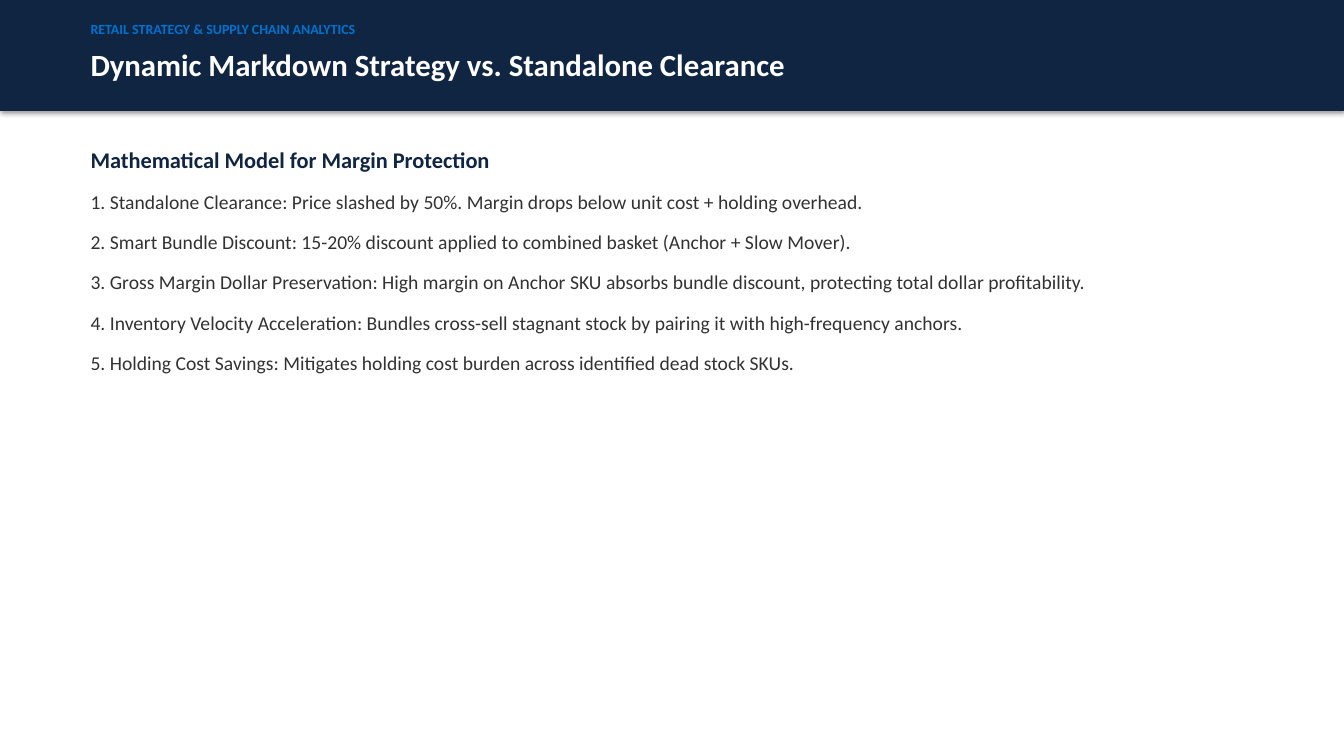
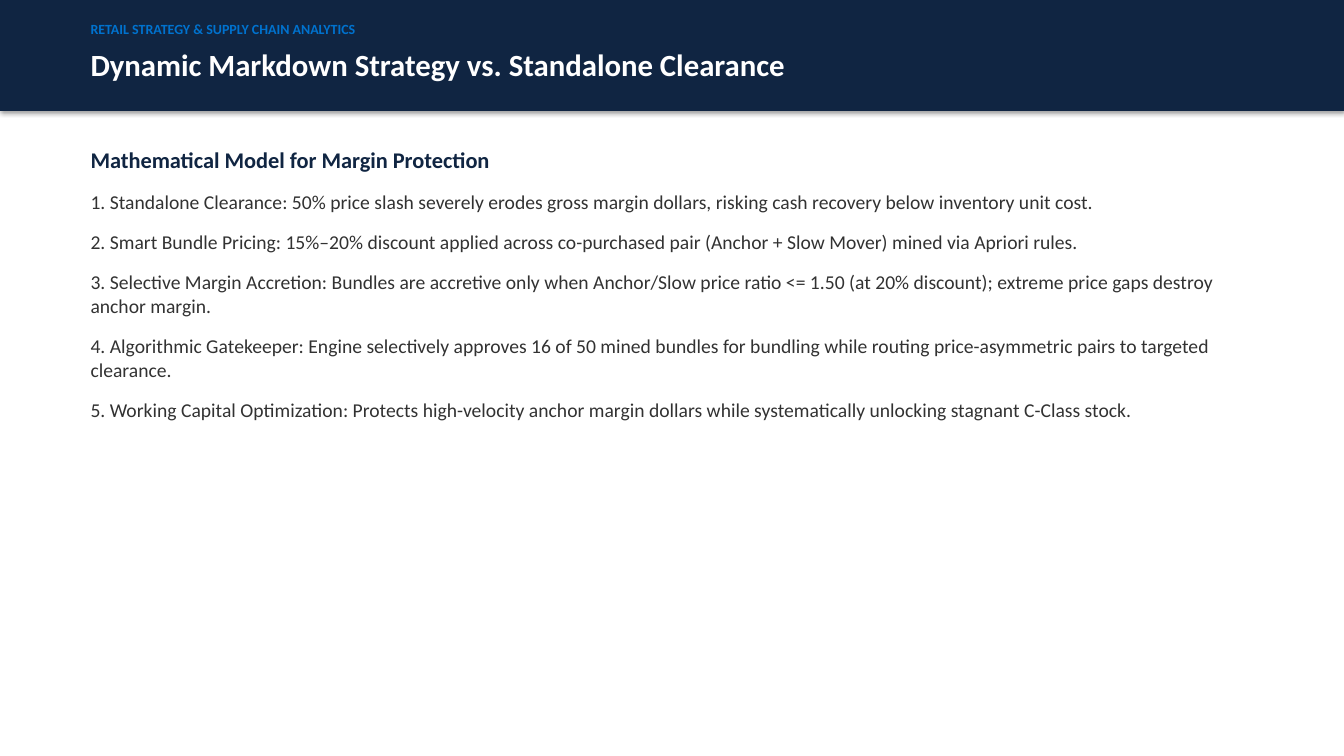
Before and after one commit to PriyankaHichkad/Market-Basket-Sentiment-Clearance-Optimizer, a slide deck: slide 7 of reports/executive_presentation_deck.pptx. Drawn at 1344x756 pixels with LibreOffice and Linux fonts; fonts in the diff are those of the drawing. Boxes give left, top, right and bottom in pixels: in the first picture for what was removed or moved away, otherwise in the second. Text is boxed around its words. In the diff, an @@ line names an element or a change of style, - is before the commit and + after.

Commit message:
Refine bundling

```diff
--- a/reports/executive_presentation_deck.pptx
+++ b/reports/executive_presentation_deck.pptx
@@ text at <box>91,195,1213,421</box>: text changed @@
-1. Standalone Clearance: Price slashed by 50%. Margin drops below unit cost + holding overhead.
-2. Smart Bundle Discount: 15-20% discount applied to combined basket (Anchor + Slow Mover).
-3. Gross Margin Dollar Preservation: High margin on Anchor SKU absorbs bundle discount, protecting total dollar profitability.
-4. Inventory Velocity Acceleration: Bundles cross-sell stagnant stock by pairing it with high-frequency anchors.
-5. Holding Cost Savings: Mitigates holding cost burden across identified dead stock SKUs.
+1. Standalone Clearance: 50% price slash severely erodes gross margin dollars, risking cash recovery below inventory unit cost.
+2. Smart Bundle Pricing: 15%–20% discount applied across co-purchased pair (Anchor + Slow Mover) mined via Apriori rules.
+3. Selective Margin Accretion: Bundles are accretive only when Anchor/Slow price ratio <= 1.50 (at 20% discount); extreme price gaps destroy anchor margin.
+4. Algorithmic Gatekeeper: Engine selectively approves 16 of 50 mined bundles for bundling while routing price-asymmetric pairs to targeted clearance.
+5. Working Capital Optimization: Protects high-velocity anchor margin dollars while systematically unlocking stagnant C-Class stock.
```
Also in this commit, not shown: 4 other files.
